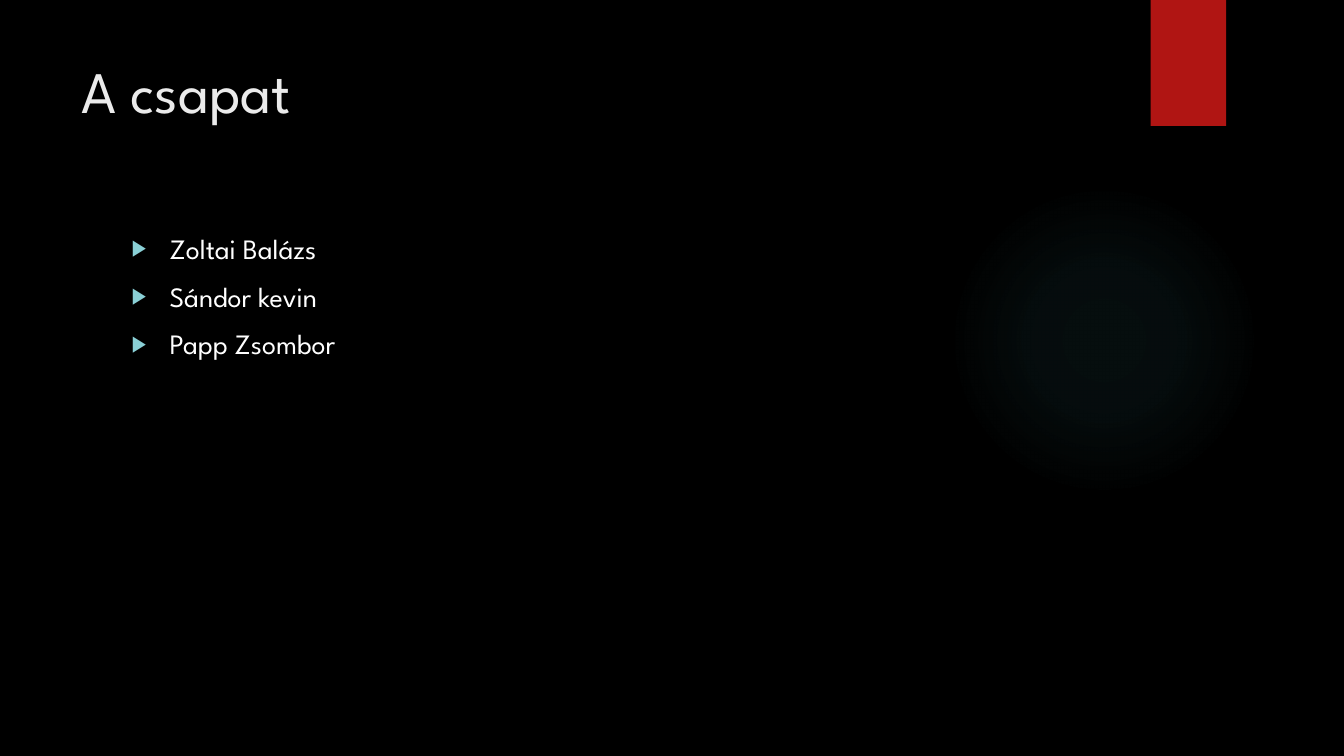
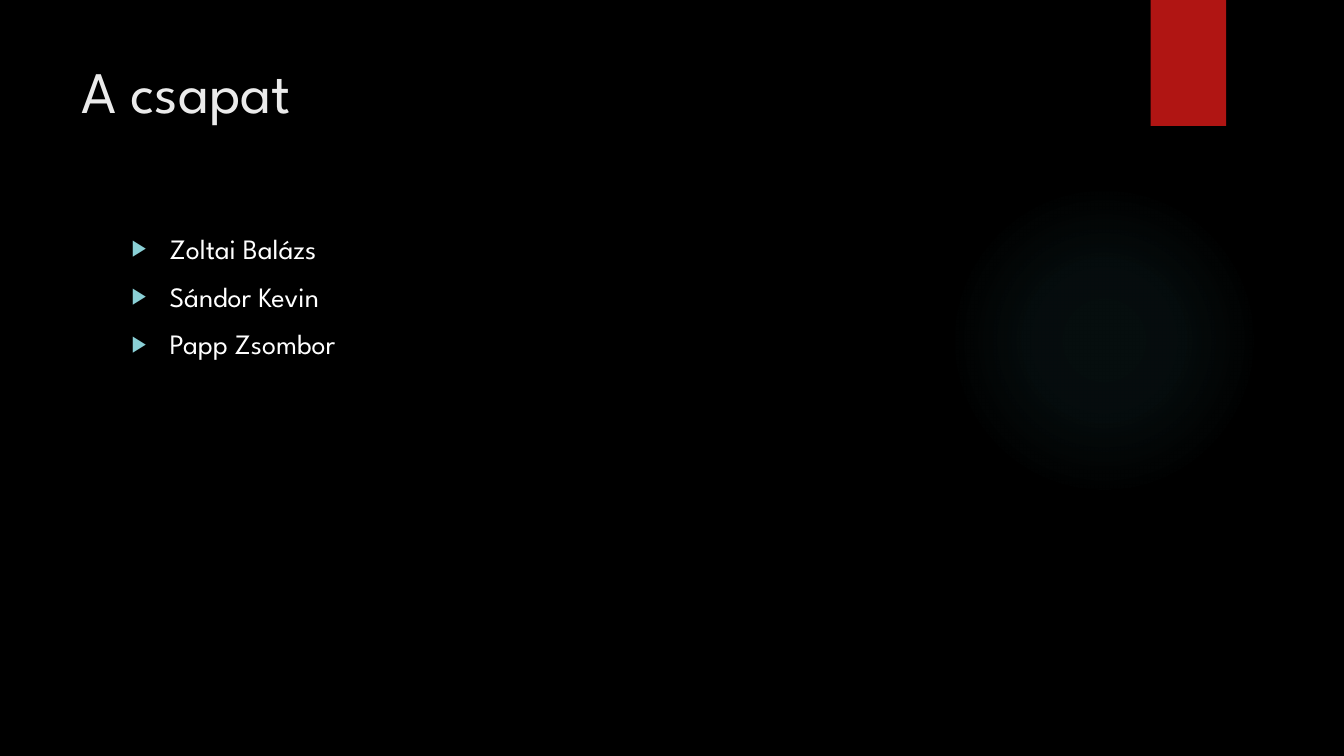
Before and after one commit to ZoltaiBalazs/ZoltaiBalazs.github.io, a slide deck: slide 2 of Bemutató.pptx. Drawn at 1344x756 pixels with LibreOffice and Linux fonts; fonts in the diff are those of the drawing; background and template pictures are left out. Boxes give left, top, right and bottom in pixels: in the first picture for what was removed or moved away, otherwise in the second. Text is boxed around its words. In the diff, an @@ line names an element or a change of style, - is before the commit and + after.

```diff
--- a/Bemutató.pptx
+++ b/Bemutató.pptx
@@ text at box(170, 287, 319, 308): text changed @@
-▶ Sándor kevin
+▶ Sándor Kevin
```
Also in this commit, not shown: 3 other files.
